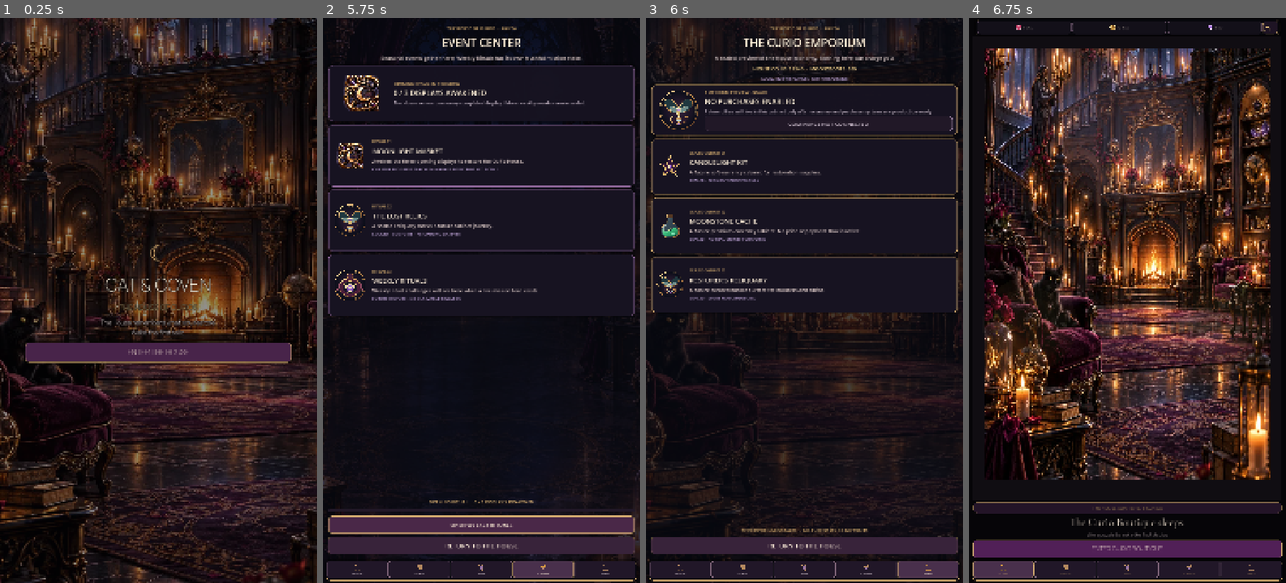
Above: before the commit, frames 1-4 (left to right).
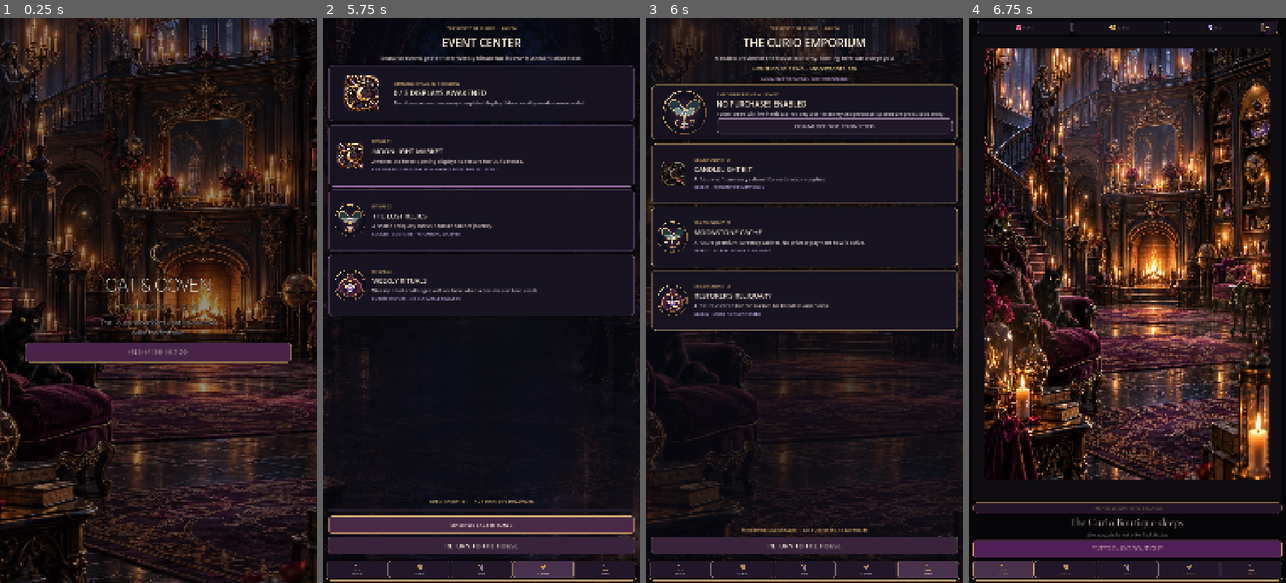
Above: after the commit, the same moments.

Repository: Jay-prodesign/akilta-match3
Game: Godot game, scene res://src/app/app_bootstrap.tscn
The game is run twice, just before and just after one commit, with the same random seed, the same clock (stepped at 60 frames per second) and the same inputs.
Inputs (mouse positions are in pixels of both pictures, inside the frame that each line leads up to):
- Up to frame 1 (0.25 s): no input
- Up to frame 2 (5.75 s): click "ENTER THE HOUSE" at 0.5 s; click "ENTER CURIO BOUTIQUE" at 1.25 s; click (357, 571) at 2 s; click "ENTER CURIO BOUTIQUE" at 2.75 s; click (418, 571) at 3.5 s; click (481, 571) at 4.25 s; click (541, 571) at 5 s
- Up to frame 3 (6 s): click (928, 571) at 5.75 s
- Up to frame 4 (6.75 s): click (1003, 571) at 6.5 s

Frames 1-2 are identical in both runs. In frame 3, 8.4% of the frame differs, in the area x 1-99%, y 12-56%; in frame 4, nothing differs.

Commit message:
Replace Shop preview placeholders with Curio-owned art

Diff:
--- a/assets/manifests/screen_asset_manifest.json
+++ b/assets/manifests/screen_asset_manifest.json
@@ -1109,22 +1109,50 @@
       "screen": [
         "S11"
       ],
-      "block": "offer_card",
+      "block": "featured_offer",
       "slot": "offer_art",
       "state": [
         "available",
-        "disabled"
+        "unavailable",
+        "review_disabled"
       ],
       "type": "content_artwork",
-      "dimensions": "768x768_master",
-      "aspect_ratio": "1:1",
-      "transparent": true,
-      "variants": [
-        "per_offer"
-      ],
-      "reuse": "offer_specific",
-      "priority": "P3",
-      "production_status": "blocked_until_commercial_contract"
+      "dimensions": "512x512_state_reuse_candidate",
+      "aspect_ratio": "1:1",
+      "transparent": true,
+      "variants": [
+        "featured_sealed_preview",
+        "cabinet_preview_moon",
+        "cabinet_preview_moth",
+        "cabinet_preview_locket"
+      ],
+      "reuse": "shop_review_disabled_truthful_existing_curio_art",
+      "priority": "P1",
+      "production_status": "runtime_connected_owned_content_art_review_disabled",
+      "current_path": "assets/curios/ch01_curio_moth_reliquary.png",
+      "architecture_owned": true,
+      "contract_owners": [
+        {
+          "screen": "S11",
+          "region": "catalog",
+          "block": "featured_offer",
+          "slot": "offer_art",
+          "states": [
+            "available",
+            "unavailable",
+            "review_disabled"
+          ]
+        }
+      ],
+      "state_paths": {
+        "featured_review_disabled": "assets/curios/ch01_curio_moth_reliquary.png",
+        "cabinet_preview_moon": "assets/curios/ch01_curio_moon_cameo_sealed_v01.webp",
+        "cabinet_preview_moth": "assets/curios/ch01_curio_moth_reliquary.png",
+        "cabinet_preview_locket": "assets/curios/ch01_curio_thorned_locket.png",
+        "available": "reserved_until_real_catalog_and_commerce_exist"
+      },
+      "technical_policy": "existing_first_party_content_art_only__review_disabled_never_implies_purchase_availability",
+      "provenance": "AKILTA first-party opening Curio art is reused only as sealed internal-review Shop preview artwork. It does not represent a purchasable SKU, price, bundle entitlement, catalog availability or payment state."
     },
     {
       "asset_id": "prestart_bg_curio_boutique",
--- a/src/app/app_bootstrap.gd
+++ b/src/app/app_bootstrap.gd
@@ -483,7 +483,7 @@
 	elif not is_profile:
 		var shop_hero_art := TextureRect.new()
 		shop_hero_art.name = "ShopFeaturedOfferArt"
-		shop_hero_art.custom_minimum_size = Vector2(150, 128)
+		shop_hero_art.custom_minimum_size = Vector2(190, 160)
 		shop_hero_art.texture = PieceAssetLoader.ornament("res://assets/curios/ch01_curio_moth_reliquary.svg")
 		shop_hero_art.expand_mode = TextureRect.EXPAND_IGNORE_SIZE
 		shop_hero_art.stretch_mode = TextureRect.STRETCH_KEEP_ASPECT_CENTERED
@@ -592,16 +592,16 @@
 		]
 	else:
 		entries = [
-			{"icon":"◉", "art":"res://assets/pieces/pentagram.svg", "title":"CANDLELIGHT KIT", "body":"A future soft-currency cabinet for restoration supplies.", "status":"SEALED · ECONOMY PREVIEW ONLY"},
-			{"icon":"◇", "art":"res://assets/pieces/potion.svg", "title":"MOONSTONE CACHE", "body":"A future premium-currency cabinet. No price or payment flow is active.", "status":"SEALED · NO REAL-MONEY PURCHASES"},
-			{"icon":"✦", "art":"res://assets/curios/ch01_curio_moth_reliquary.svg", "title":"RESTORER'S RELIQUARY", "body":"A future curated bundle surface for boosters and curios.", "status":"SEALED · STORE NOT CONNECTED"}
+			{"icon":"◉", "art":"res://assets/curios/ch01_curio_moon_cameo_sealed_v01.svg", "title":"CANDLELIGHT KIT", "body":"A future soft-currency cabinet for restoration supplies.", "status":"SEALED · ECONOMY PREVIEW ONLY"},
+			{"icon":"◇", "art":"res://assets/curios/ch01_curio_moth_reliquary.svg", "title":"MOONSTONE CACHE", "body":"A future premium-currency cabinet. No price or payment flow is active.", "status":"SEALED · NO REAL-MONEY PURCHASES"},
+			{"icon":"✦", "art":"res://assets/curios/ch01_curio_thorned_locket.svg", "title":"RESTORER'S RELIQUARY", "body":"A future curated bundle surface for boosters and curios.", "status":"SEALED · STORE NOT CONNECTED"}
 		]
 	var card_index := 0
 	for entry in entries:
 		var card := PanelContainer.new()
 		card_index += 1
 		card.name = "FeatureCard%d" % card_index
-		card.custom_minimum_size = Vector2(0, 210) if is_events else Vector2(0, 190)
+		card.custom_minimum_size = Vector2(0, 210) if is_events else (Vector2(0, 205) if not is_profile else Vector2(0, 190))
 		var panel_style := StyleBoxFlat.new()
 		panel_style.bg_color = Color("#171321")
 		panel_style.border_color = Color("#9B6FA6", 0.58) if is_events else (Color("#D5AD70", 0.62) if not is_profile else Color("#8796C7", 0.58))
@@ -621,7 +621,7 @@
 		card.add_child(row)
 		var card_art := TextureRect.new()
 		card_art.name = "CardArt%d" % card_index
-		card_art.custom_minimum_size = Vector2(116, 116) if is_events else Vector2(96, 96)
+		card_art.custom_minimum_size = Vector2(116, 116) if is_events else (Vector2(112, 112) if not is_profile else Vector2(96, 96))
 		card_art.texture = PieceAssetLoader.ornament(String(entry.get("art", "")))
 		card_art.expand_mode = TextureRect.EXPAND_IGNORE_SIZE
 		card_art.stretch_mode = TextureRect.STRETCH_KEEP_ASPECT_CENTERED
